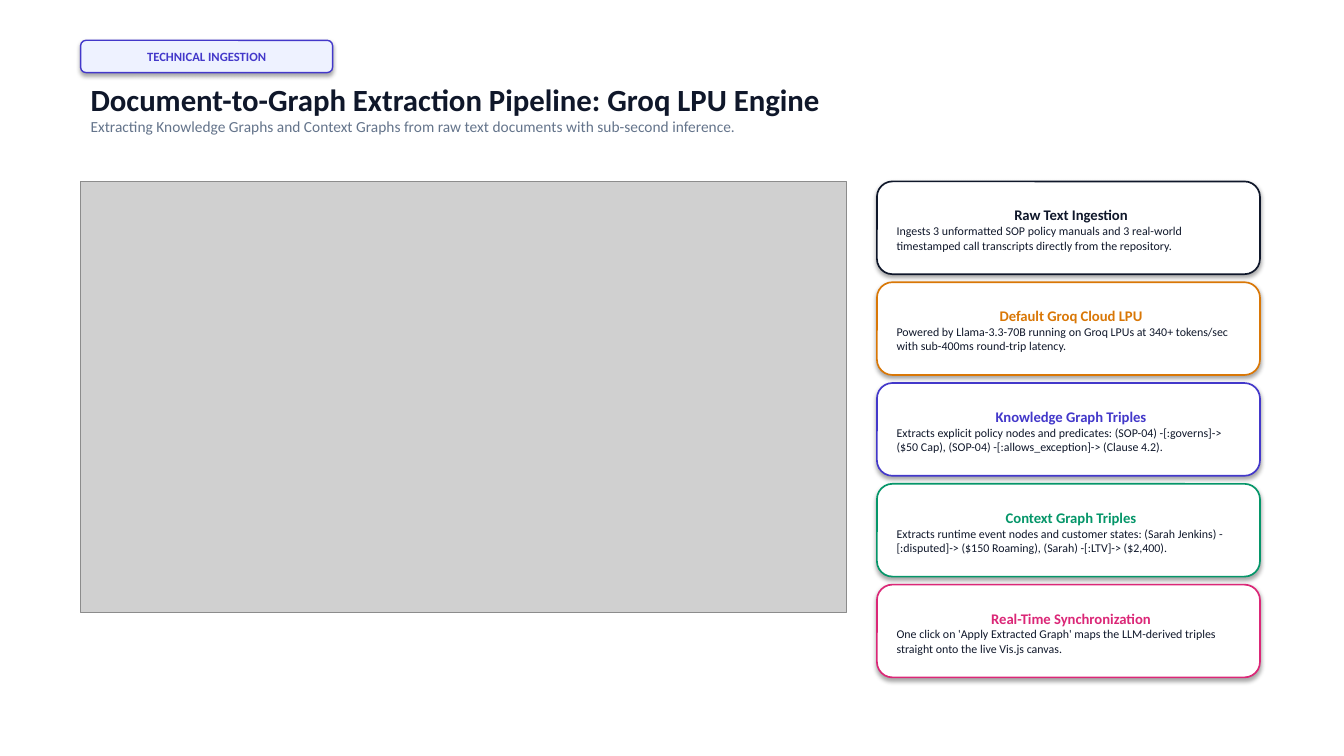
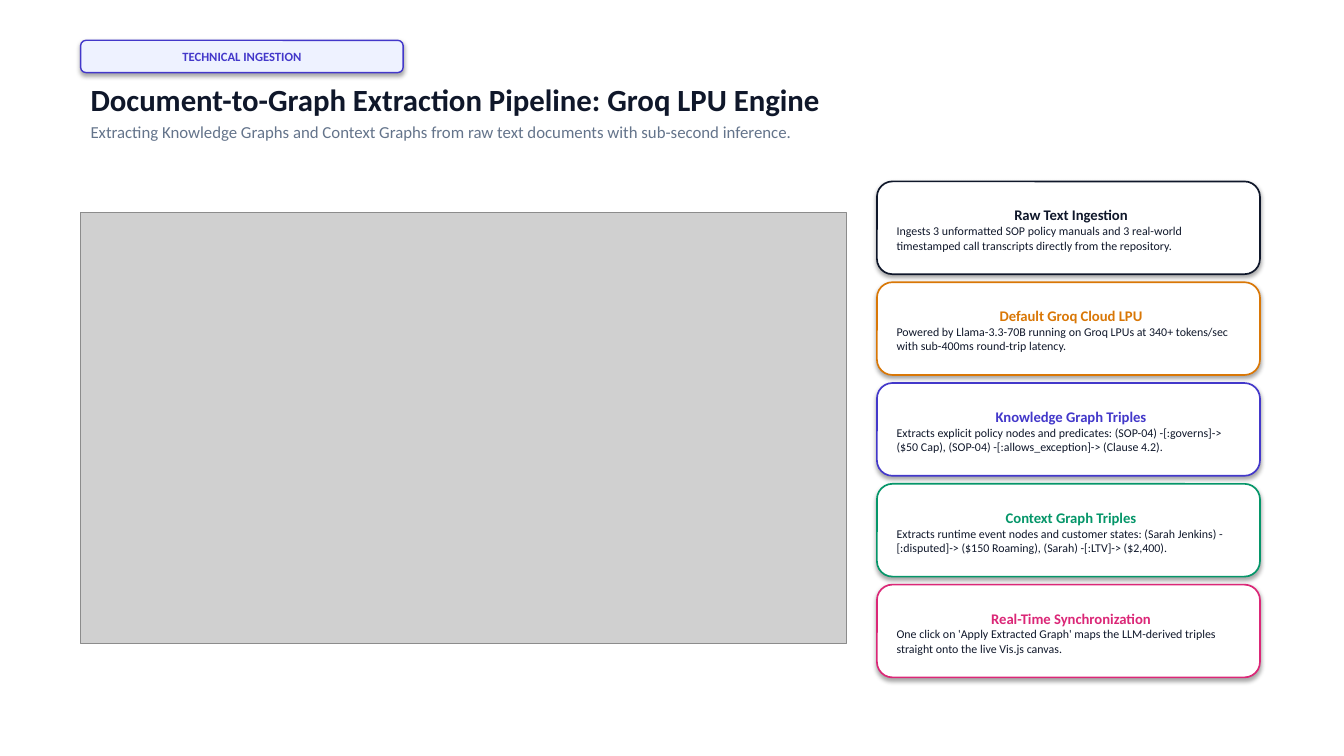
Before and after one commit to cosmosanalytics/uat-copilot-local, a slide deck: slide 8 of Call_Center_AI_Voice_Agents_Presentation.pptx. Drawn at 1344x756 pixels with LibreOffice and Linux fonts; fonts in the diff are those of the drawing; grey boxes stand for pictures. Boxes give left, top, right and bottom in pixels: in the first picture for what was removed or moved away, otherwise in the second. Text is boxed around its words. In the diff, an @@ line names an element or a change of style, - is before the commit and + after.

Commit message:
feat: put only graph screenshots in ppt and deck without stretching

```diff
--- a/Call_Center_AI_Voice_Agents_Presentation.pptx
+++ b/Call_Center_AI_Voice_Agents_Presentation.pptx
@@ rounded rectangle "TECHNICAL INGESTION": place and size @@
-rounded rectangle "TECHNICAL INGESTION" at bbox=[81, 40, 333, 73]
+rounded rectangle "TECHNICAL INGESTION" at bbox=[81, 40, 403, 73]
@@ text at bbox=[91, 126, 791, 141]: size 11 to 12 pt in "Extracting Knowledge Graphs and Context Graphs from ..."; more space between paragraphs @@
@@ picture: place and size @@
-picture at bbox=[81, 181, 847, 613]
+picture at bbox=[81, 213, 847, 644]
```
Also in this commit, not shown: 5 other slides changed, 3 slides added, 3 slides removed, 8 other files.
